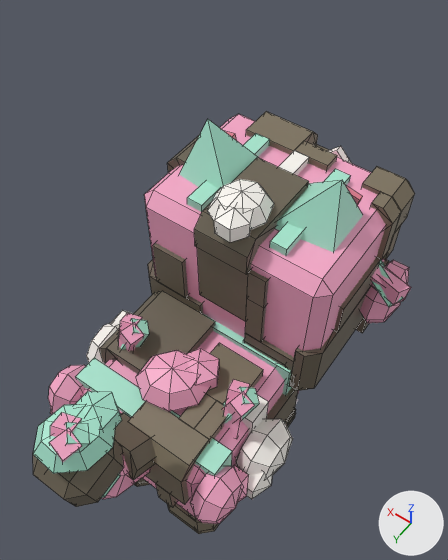
What one commit did to the FBX model assets/clean-a-cat/exports/CleanACat_Cat_Sherbet_Dirty.fbx.
Both versions are drawn from a 50 mm lens placed at (-0.0102, 0.0131, 0.0356), pointed at (0.0002, -0.0015, 0.0128). Lighting does not change. The marker at lower right points along +X, +Y and +Z. The picture after the commit comes second. Mesh edges are drawn as thin lines. Where no turn or scale is listed for an object, it has been applied to the vertices.

The scene before the commit, as lines of its bpy script (objects in view):
```python
me_cleanacat_cat_sherbet_dirty_fluff08 = bpy.data.meshes.new('CleanACat_Cat_Sherbet_Dirty_Fluff08')
me_cleanacat_cat_sherbet_dirty_fluff08.from_pydata(...)  # 40 vertices, 50 faces; spans x -0.00144..0.00144, y -0.00198..0.00148, z -0.00099..0.00099
me_cleanacat_cat_sherbet_dirty_fluff08.materials.append(mat_cleanacat_palette)
me_cleanacat_cat_sherbet_dirty_mud03 = bpy.data.meshes.new('CleanACat_Cat_Sherbet_Dirty_Mud03')
me_cleanacat_cat_sherbet_dirty_mud03.from_pydata(...)  # 32 vertices, 29 faces; spans x -0.00227..0.00227, y -0.00124..0.00124, z -0.00111..0.00111
me_cleanacat_cat_sherbet_dirty_mud03.materials.append(mat_cleanacat_palette)
me_cleanacat_cat_sherbet_dirty_mud20 = bpy.data.meshes.new('CleanACat_Cat_Sherbet_Dirty_Mud20')
me_cleanacat_cat_sherbet_dirty_mud20.from_pydata(...)  # 12 vertices, 14 faces; spans x -0.00152..0.00152, y -0.00106..0.00106, z -0.00098..0.00098
me_cleanacat_cat_sherbet_dirty_mud20.materials.append(mat_cleanacat_palette)
ob_cleanacat_cat_sherbet_dirty_fluff08 = bpy.data.objects.new('CleanACat_Cat_Sherbet_Dirty_Fluff08', me_cleanacat_cat_sherbet_dirty_fluff08)
ob_cleanacat_cat_sherbet_dirty_fluff08.location = (0.0, 0.00839, 0.01369)
ob_cleanacat_cat_sherbet_dirty_mud03 = bpy.data.objects.new('CleanACat_Cat_Sherbet_Dirty_Mud03', me_cleanacat_cat_sherbet_dirty_mud03)
ob_cleanacat_cat_sherbet_dirty_mud03.location = (0.00089, -0.00867, 0.01513)
ob_cleanacat_cat_sherbet_dirty_mud20 = bpy.data.objects.new('CleanACat_Cat_Sherbet_Dirty_Mud20', me_cleanacat_cat_sherbet_dirty_mud20)
ob_cleanacat_cat_sherbet_dirty_mud20.location = (0.0, 0.00647, 0.00963)
# also in view: 'CleanACat_Cat_Sherbet_Dirty_Tail' at (0.0, 0.0075, 0.0101); 'CleanACat_Cat_Sherbet_Dirty_Body' at (0.0, 0.0012, 0.0064); 'CleanACat_Cat_Sherbet_Dirty_Mud08' at (0.0024, 0.0012, 0.0075); 'CleanACat_Cat_Sherbet_Dirty_Mud04' at (-0.0005, -0.0033, 0.0135); 'CleanACat_Cat_Sherbet_Dirty_Mud18' at (-0.0022, 0.0041, 0.0018)
```
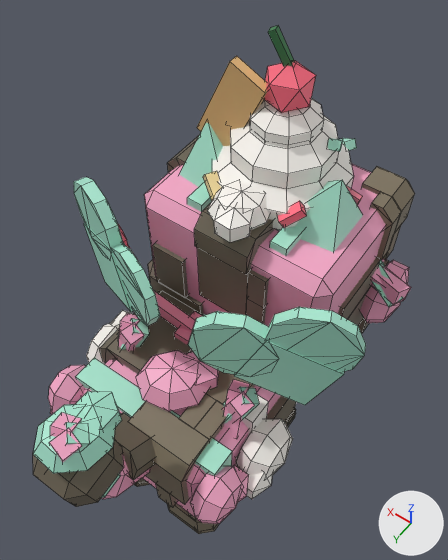
Diff of the bpy script that builds the scene:
```diff
--- a/assets/clean-a-cat/exports/CleanACat_Cat_Sherbet_Dirty.fbx.py
+++ b/assets/clean-a-cat/exports/CleanACat_Cat_Sherbet_Dirty.fbx.py
@@ me_cleanacat_cat_sherbet_dirty_cherry_glow @@
+me_cleanacat_cat_sherbet_dirty_cherry_glow.from_pydata(...)  # an icosphere of 20 faces spanning x -0.00102..0.00102, y -0.00097..0.00097, z -0.00038..0.0019
+me_cleanacat_cat_sherbet_dirty_cherry_glow.materials.append(mat_cleanacat_palette)
@@ me_cleanacat_cat_sherbet_dirty_prop @@
+me_cleanacat_cat_sherbet_dirty_prop.from_pydata(...)  # 198 vertices, 204 faces; spans x -0.00305..0.0039, y -0.00587..0.00082, z 0.00648..0.01487
+me_cleanacat_cat_sherbet_dirty_prop.materials.append(mat_cleanacat_palette)
@@ me_cleanacat_cat_sherbet_dirty_prop2 @@
+me_cleanacat_cat_sherbet_dirty_prop2.from_pydata(...)  # 120 vertices, 134 faces; spans x -0.0074..0.00742, y -0.00069..0.00283, z 0.0089..0.01729
+me_cleanacat_cat_sherbet_dirty_prop2.materials.append(mat_cleanacat_palette)
@@ me_cleanacat_cat_sherbet_dirty_wings_glow @@
+me_cleanacat_cat_sherbet_dirty_wings_glow.from_pydata(...)  # 96 vertices, 116 faces; spans x -0.00563..0.00565, y -0.0001..0.00141, z 0.00043..0.00324
+me_cleanacat_cat_sherbet_dirty_wings_glow.materials.append(mat_cleanacat_palette)
@@ ob_cleanacat_cat_sherbet_dirty_cherry_glow @@
+ob_cleanacat_cat_sherbet_dirty_cherry_glow = bpy.data.objects.new('CleanACat_Cat_Sherbet_Dirty_Cherry_Glow', me_cleanacat_cat_sherbet_dirty_cherry_glow)
+ob_cleanacat_cat_sherbet_dirty_cherry_glow.location = (0.0, -0.00553, 0.02025)
@@ ob_cleanacat_cat_sherbet_dirty_prop @@
+ob_cleanacat_cat_sherbet_dirty_prop = bpy.data.objects.new('CleanACat_Cat_Sherbet_Dirty_Prop', me_cleanacat_cat_sherbet_dirty_prop)
+ob_cleanacat_cat_sherbet_dirty_prop.location = (0.0, -0.003, 0.0085)
@@ ob_cleanacat_cat_sherbet_dirty_prop2 @@
+ob_cleanacat_cat_sherbet_dirty_prop2 = bpy.data.objects.new('CleanACat_Cat_Sherbet_Dirty_Prop2', me_cleanacat_cat_sherbet_dirty_prop2)
+ob_cleanacat_cat_sherbet_dirty_prop2.location = (0.0, 0.0, 0.0)
@@ ob_cleanacat_cat_sherbet_dirty_wings_glow @@
+ob_cleanacat_cat_sherbet_dirty_wings_glow = bpy.data.objects.new('CleanACat_Cat_Sherbet_Dirty_Wings_Glow', me_cleanacat_cat_sherbet_dirty_wings_glow)
+ob_cleanacat_cat_sherbet_dirty_wings_glow.location = (0.0, 0.00011, 0.0121)
```

Location of each change, (x1, y1, x2, y2) in pixels of the pictures (448 x 560 px):
'CleanACat_Cat_Sherbet_Dirty_Prop2', added (green): after (74, 177, 366, 405)
'CleanACat_Cat_Sherbet_Dirty_Prop', added: after (197, 25, 357, 230)
'CleanACat_Cat_Sherbet_Dirty_Cherry_Glow', added (red): after (264, 61, 316, 113)
'CleanACat_Cat_Sherbet_Dirty_Wings_Glow', added (mostly hidden): after (118, 224, 130, 248)
'CleanACat_Cat_Sherbet_Dirty_Mud01', unchanged, covered by the edit: before (245, 257, 389, 391); after (338, 257, 389, 333)
'CleanACat_Cat_Sherbet_Dirty_Mud03', unchanged, covered by the edit: before (246, 112, 337, 172)
